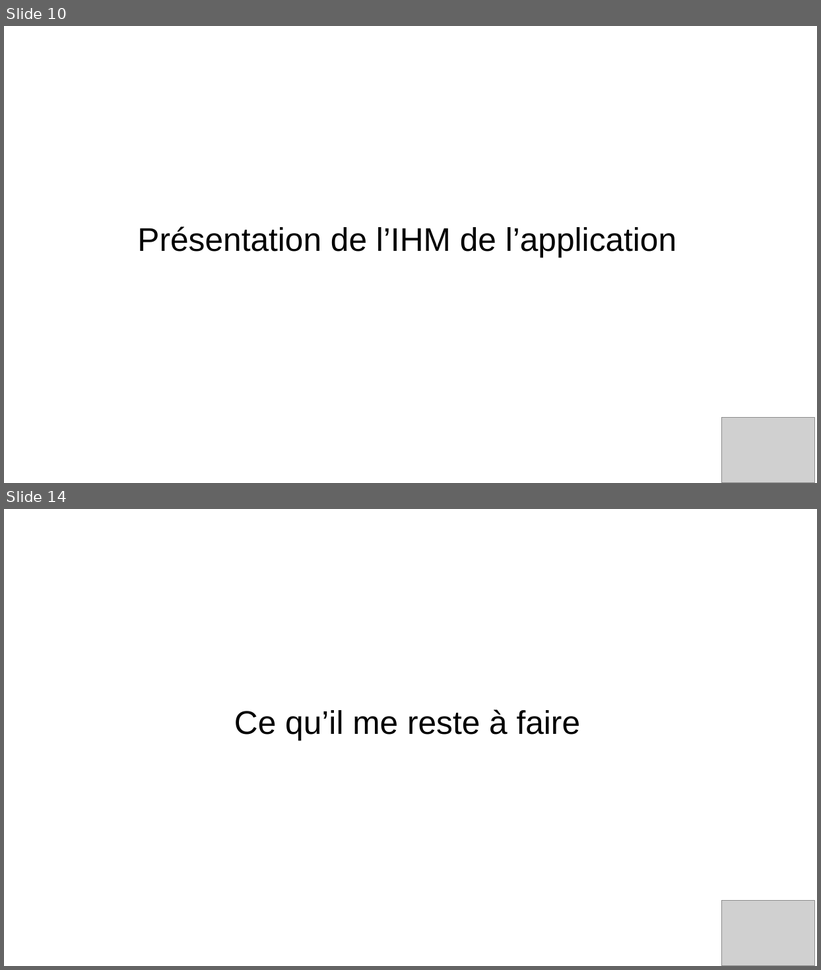
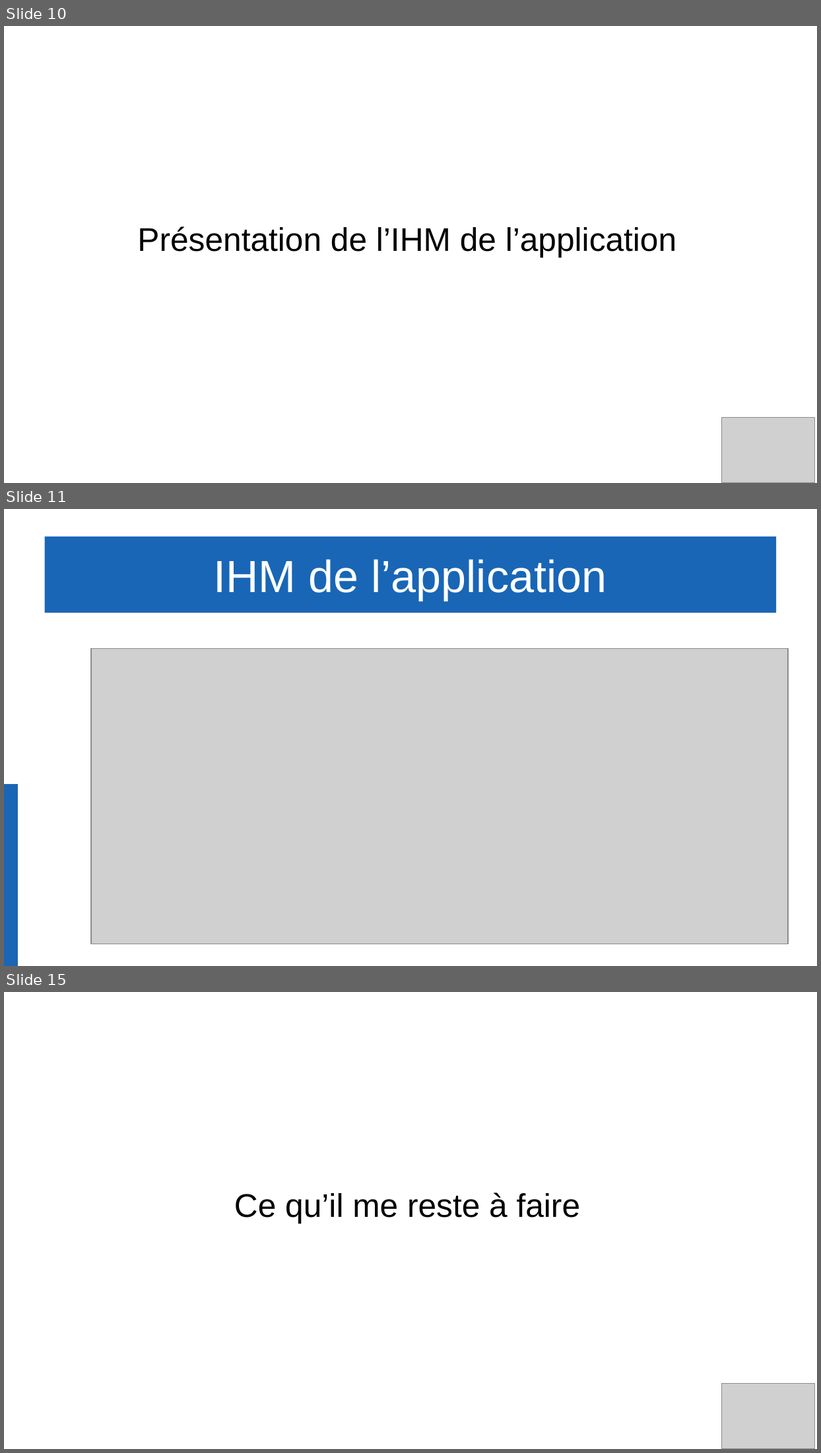
Before and after one commit to Gabin221/Tracking-BLE-documents, a slide deck: Revues/Revues2/Gabin/presentation_yahya_andrea_gabin.odp. Shown one above the other, each under a label of ours: slides 10 and 14 before the commit, slides 10, 11 and 15 after it; the slides between them are not shown. The pictures are 821x970 and 821x1453 pixels, drawn with LibreOffice and Linux fonts; fonts in the diff are those of the drawing; grey boxes stand for pictures; background and template pictures are left out. Boxes give left, top, right and bottom in pixels: in the first picture for what was removed or moved away, otherwise in the second. Text is boxed around its words. In the diff, an @@ line names an element or a change of style, - is before the commit and + after.

```diff
--- a/Revues/Revues2/Gabin/presentation_yahya_andrea_gabin.odp
+++ b/Revues/Revues2/Gabin/presentation_yahya_andrea_gabin.odp
@@ slide 11 added at bbox=[4, 509, 817, 966], background #FFFFFF @@
@@ title added at bbox=[44, 536, 777, 613], fill #1966B6, 44 pt, text #FFFFFF @@
+IHM de l’application
@@ picture added at bbox=[91, 648, 788, 945] @@
@@ rectangle added at bbox=[4, 785, 18, 966], fill #1966B6, outline #3465A4 0 pt @@
@@ what was slide 14 is now slide 15 @@
```
Also in this commit, not shown: 3 slides changed, 8 other files.
